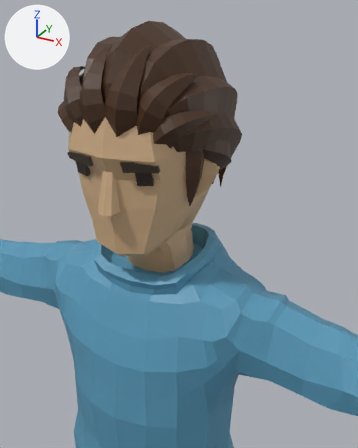
One commit to the glTF model prometeo/3d-npc-civilian-v1/dist/civil_azul.glb: the scene before it, then after it.
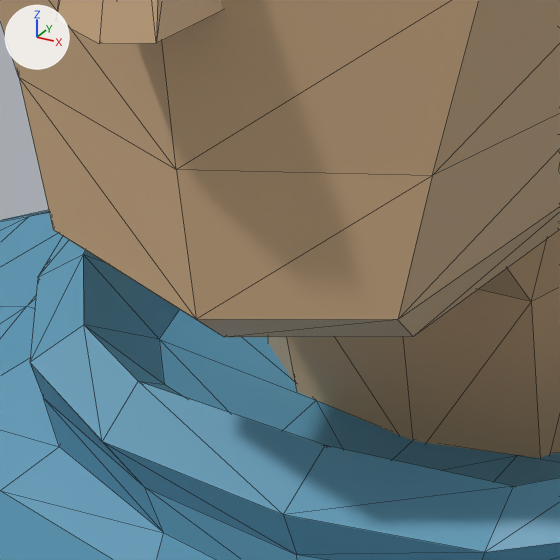
Old and new are each drawn from a 50 mm camera at (0.355, -0.626, 1.883) aimed at (0.065, -0.1, 1.62) and again close up on the part from 25% to 46% of the width and 47% to 64% of the height. The lights are fixed; the arrows at upper left show +X, +Y and +Z. The first two pictures are the older version. The close-ups show mesh edges as thin lines.

Script lines for the objects in view, before the commit:
```python
me_cube_008 = bpy.data.meshes.new('Cube.008')
me_cube_008.from_pydata(...)  # 1526 vertices, 3048 faces; spans x -0.84..0.84, y -0.2..0.09, z 1.0..1.57
# faces by material slot: [1790, 1258]
me_cube_008.materials.append(mat_skin)  # beige #cead86
me_cube_008.materials.append(mat_purple)  # blue #5999b8
me_cube_014 = bpy.data.meshes.new('Cube.014')
me_cube_014.from_pydata(...)  # 1014 vertices, 1888 faces; spans x -0.114..0.114, y -0.175..0.087, z 1.499..1.866
# faces by material slot: [420, 40, 24, 1404]
me_cube_014.materials.append(mat_skin)  # beige #cead86
me_cube_014.materials.append(mat_eyebrows)  # brown #3e3429
me_cube_014.materials.append(mat_eye)  # brown #31251c
me_cube_014.materials.append(mat_hair)  # brown #492e18
ob_casual_body = bpy.data.objects.new('Casual_Body', me_cube_008)
ob_casual_body.location = (0.0, 0.0, 0.0)
ob_casual_head = bpy.data.objects.new('Casual_Head', me_cube_014)
ob_casual_head.location = (0.0, 0.0, 0.0)
```
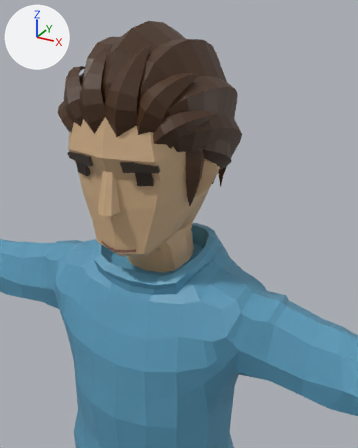
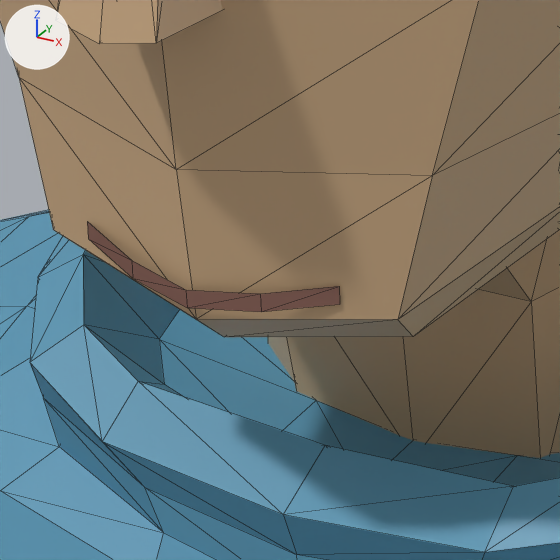
Edits to the bpy script that builds the scene:
```text
Add mat_facemouthlip_shadow:
    mat_facemouthlip_shadow = principled_material('FaceMouthLip_Shadow')
    mat_facemouthlip_shadow.base_color = (0.24, 0.115, 0.09)  # brown #865f55
    mat_facemouthlip_shadow.roughness = 1.0
Add me_prometeo_facemouth_original_uv:
    me_prometeo_facemouth_original_uv.from_pydata([(-0.0275, -0.147, 1.5938), (-0.0275, -0.147, 1.5902), (-0.014, -0.152, 1.5912), (-0.014, -0.152, 1.5876), (0.0, -0.155, 1.5899), (0.0, -0.155, 1.5863), (0.014, -0.152, 1.5912), (0.014, -0.152, 1.5876), (0.0275, -0.147, 1.5938), (0.0275, -0.147, 1.5902)], [], [(0, 1, 2), (2, 1, 3), (2, 3, 4), (4, 3, 5), (4, 5, 6), (6, 5, 7), (6, 7, 8), (8, 7, 9)])
    me_prometeo_facemouth_original_uv.materials.append(mat_facemouthlip_shadow)  # brown #865f55
Add ob_prometeo_facemouth_skinned:
    ob_prometeo_facemouth_skinned = bpy.data.objects.new('PROMETEO_FaceMouth_skinned', me_prometeo_facemouth_original_uv)
    ob_prometeo_facemouth_skinned.location = (0.0, 0.0, 0.0)
```

Pixel boxes (x1, y1, x2, y2) of what changed, in the close-ups (560 x 560 px):
'PROMETEO_FaceMouth_skinned', added (brown): after (87, 221, 340, 312)
